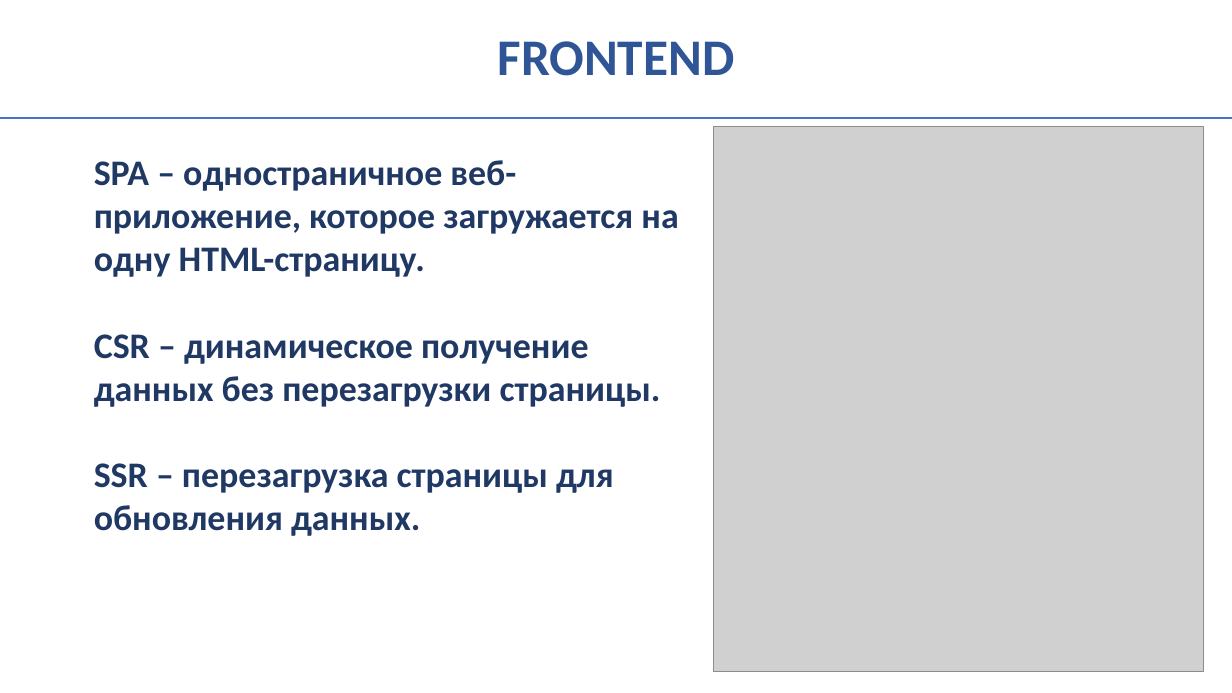
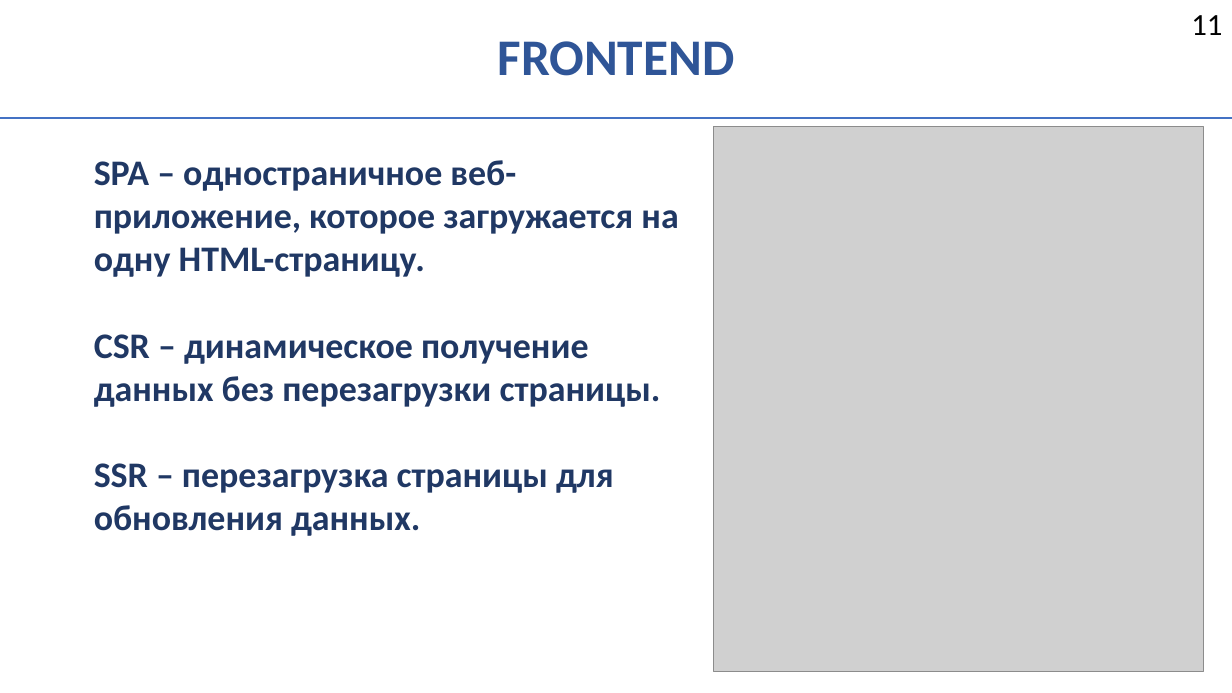
Before and after one commit to LeOneMoe/auto-credit, a slide deck: slide 11 of docs/Presentation.pptx. Drawn at 1232x693 pixels with LibreOffice and Linux fonts; fonts in the diff are those of the drawing; grey boxes stand for pictures. Boxes give left, top, right and bottom in pixels: in the first picture for what was removed or moved away, otherwise in the second. Text is boxed around its words. In the diff, an @@ line names an element or a change of style, - is before the commit and + after.

```diff
--- a/docs/Presentation.pptx
+++ b/docs/Presentation.pptx
@@ text added at bbox=[1191, 15, 1222, 35], 24 pt, text #000000 @@
+11
```
Also in this commit, not shown: 15 other slides changed, 2 slides added, 1 slide removed, 1 other file.
